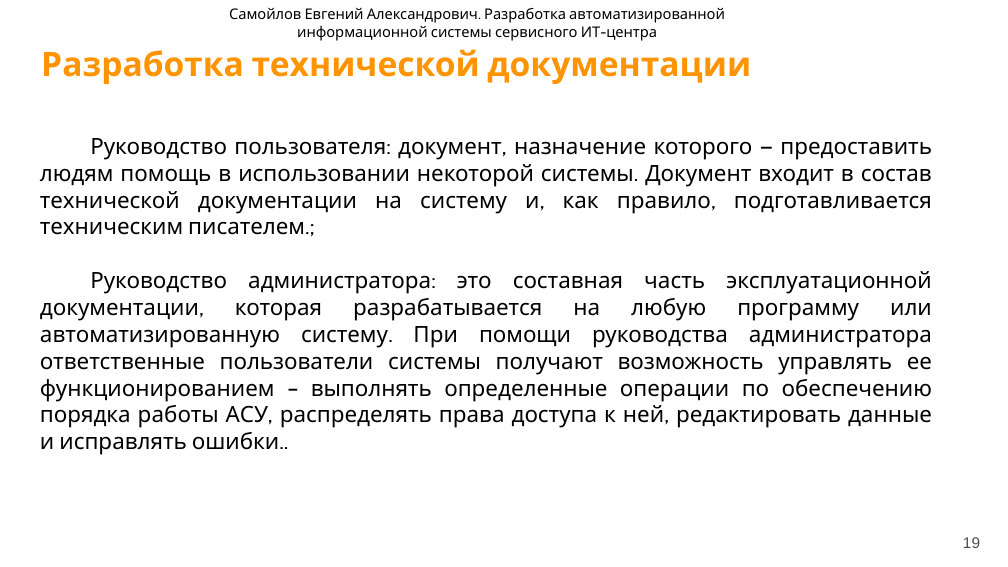
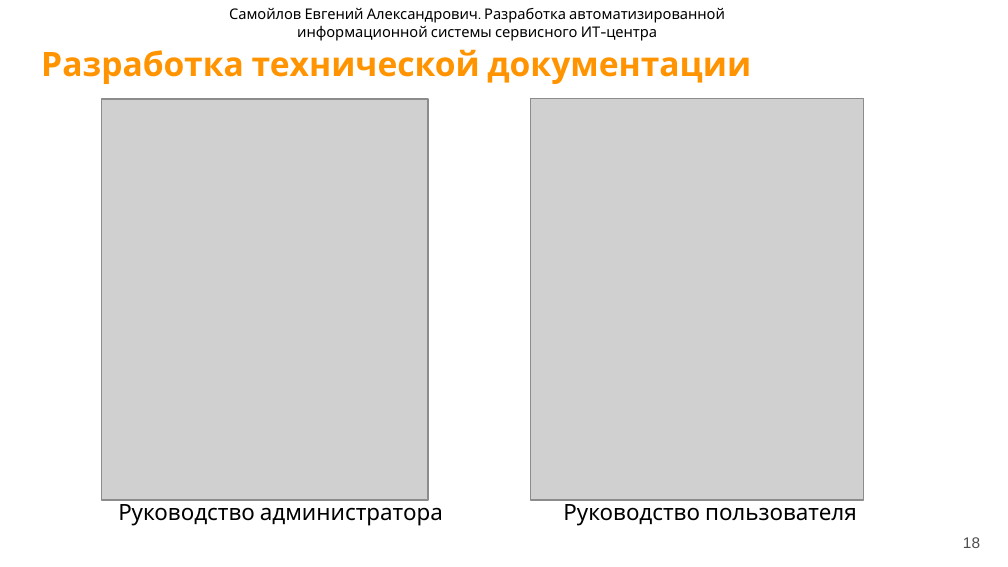
Before and after one commit to doesdi/diploma, a slide deck: slide 18 of Презентация_ВКР.pptx (slide 19 before the commit). Drawn at 1008x567 pixels with LibreOffice and Linux fonts; fonts in the diff are those of the drawing; grey boxes stand for pictures; background and template pictures are left out. Boxes give left, top, right and bottom in pixels: in the first picture for what was removed or moved away, otherwise in the second. Text is boxed around its words. In the diff, an @@ line names an element or a change of style, - is before the commit and + after.

```diff
--- a/Презентация_ВКР.pptx
+++ b/Презентация_ВКР.pptx
@@ picture added at bbox=[101, 99, 427, 500] @@
@@ picture added at bbox=[530, 99, 864, 500] @@
@@ text removed at bbox=[40, 138, 932, 455] @@
-Руководство пользователя: документ, назначение которого — предоставить людям помощь в использовании некоторой системы. Документ входит в состав технической документации на систему и, как правило, подготавливается техническим писателем.;
-Руководство администратора: это составная часть эксплуатационной документации, которая разрабатывается на любую программу или автоматизированную систему. При помощи руководства администратора ответственные пользователи системы получают возможность управлять ее функционированием – выполнять определенные операции по обеспечению порядка работы АСУ, распределять права доступа к ней, редактировать данные и исправлять ошибки..
@@ text added at bbox=[118, 500, 857, 526], 16 pt, text #000000 @@
+Руководство администратора Руководство пользователя
```
Also in this commit, not shown: 11 other slides changed, 1 slide added, 1 slide removed, 5 other files.
